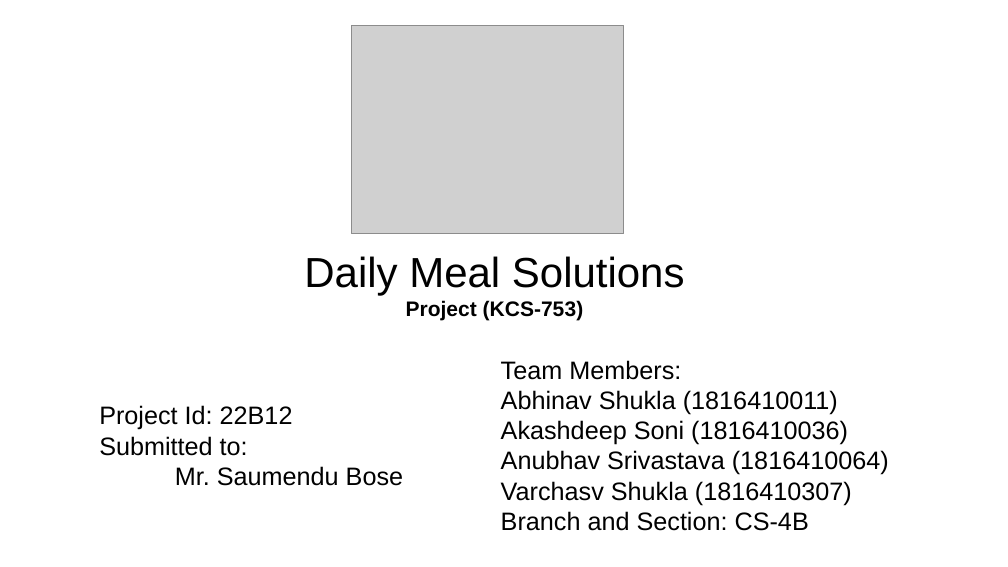
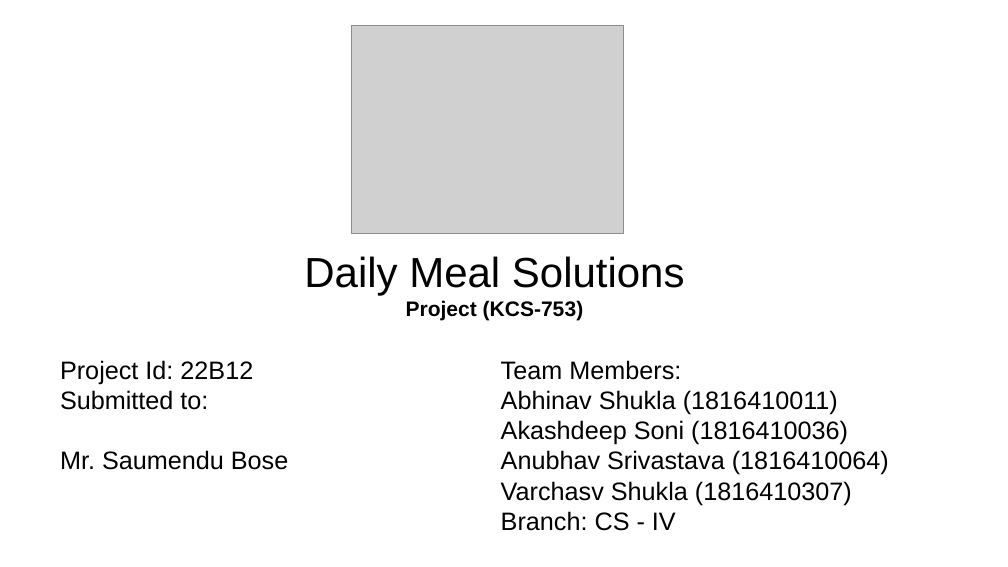
Before and after one commit to Akashdeep-Soni/college-work, a slide deck: slide 1 of College Project/Daily Meal Solutions/Major Project PPT.pptx. Drawn at 1008x567 pixels with LibreOffice and Linux fonts; fonts in the diff are those of the drawing; grey boxes stand for pictures; background and template pictures are left out. Boxes give left, top, right and bottom in pixels: in the first picture for what was removed or moved away, otherwise in the second. Text is boxed around its words. In the diff, an @@ line names an element or a change of style, - is before the commit and + after.

Commit message:
Major Project

```diff
--- a/College Project/Daily Meal Solutions/Major Project PPT.pptx
+++ b/College Project/Daily Meal Solutions/Major Project PPT.pptx
@@ text "Project Id: 22B12" rewrapped from bbox=[99, 405, 403, 486] to bbox=[60, 360, 288, 470] @@
@@ text at bbox=[501, 511, 676, 531]: text changed @@
-Branch and Section: CS-4B
+Branch: CS - IV
```
Also in this commit, not shown: 1 other slide changed, 6 slides added, 1 other file.
